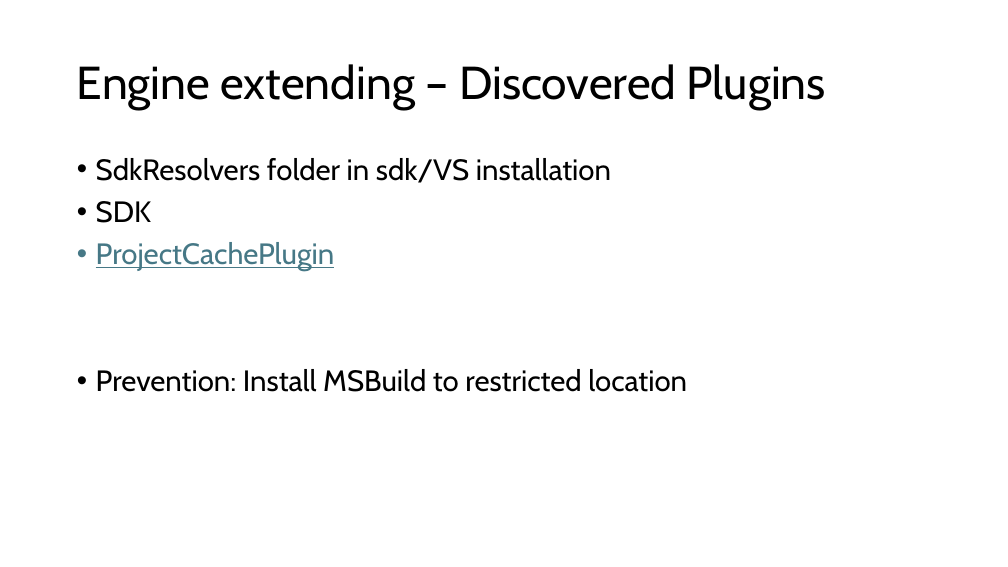
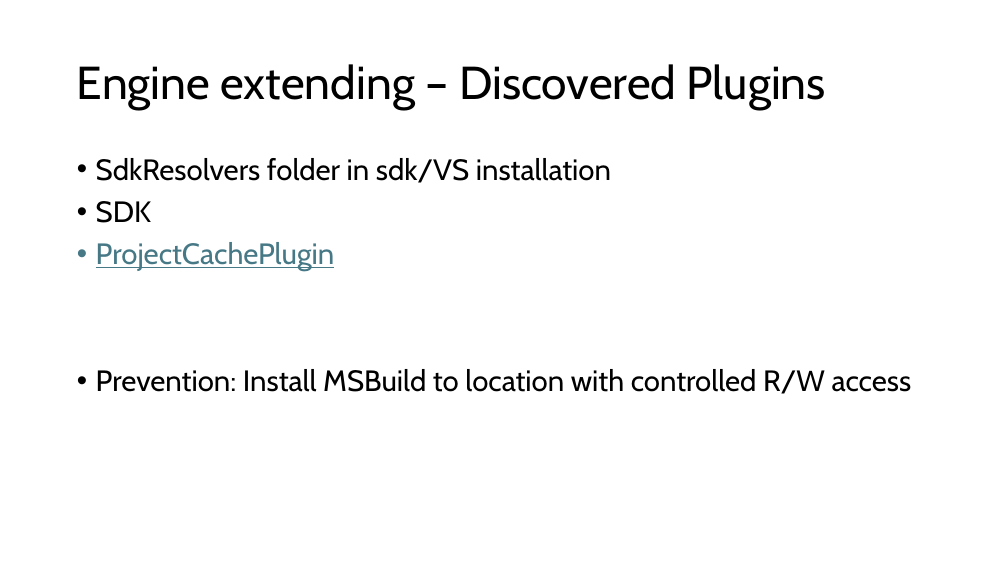
Before and after one commit to dotutils/securing-msbuild, a slide deck: slide 9 of Doc/MSBuildSecurity.pptx (slide 7 before the commit). Drawn at 1008x567 pixels with LibreOffice and Linux fonts; fonts in the diff are those of the drawing. Boxes give left, top, right and bottom in pixels: in the first picture for what was removed or moved away, otherwise in the second. Text is boxed around its words. In the diff, an @@ line names an element or a change of style, - is before the commit and + after.

```diff
--- a/Doc/MSBuildSecurity.pptx
+++ b/Doc/MSBuildSecurity.pptx
@@ text at box(96, 369, 912, 394): text changed @@
-• Prevention: Install MSBuild to restricted location
+• Prevention: Install MSBuild to location with controlled R/W access
```
Also in this commit, not shown: 1 other slide changed, 3 slides added, 1 slide removed, 3 other files.
